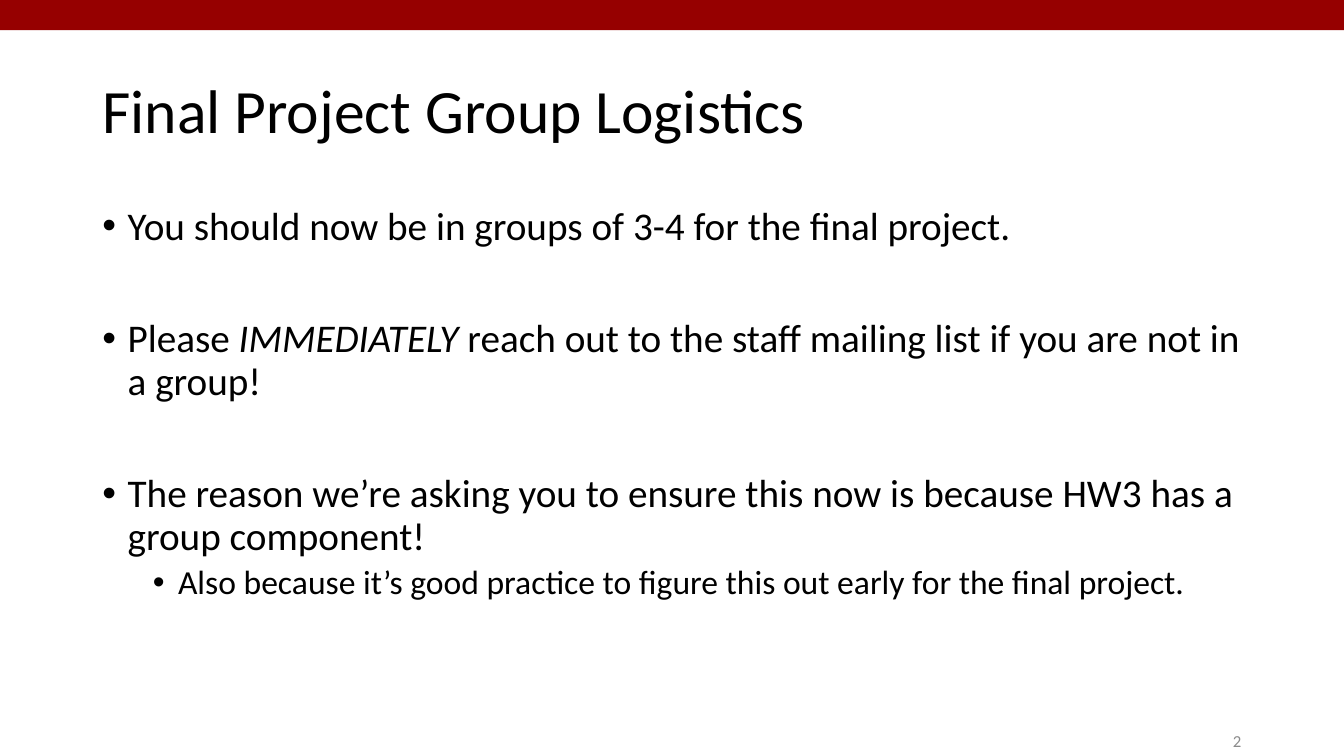
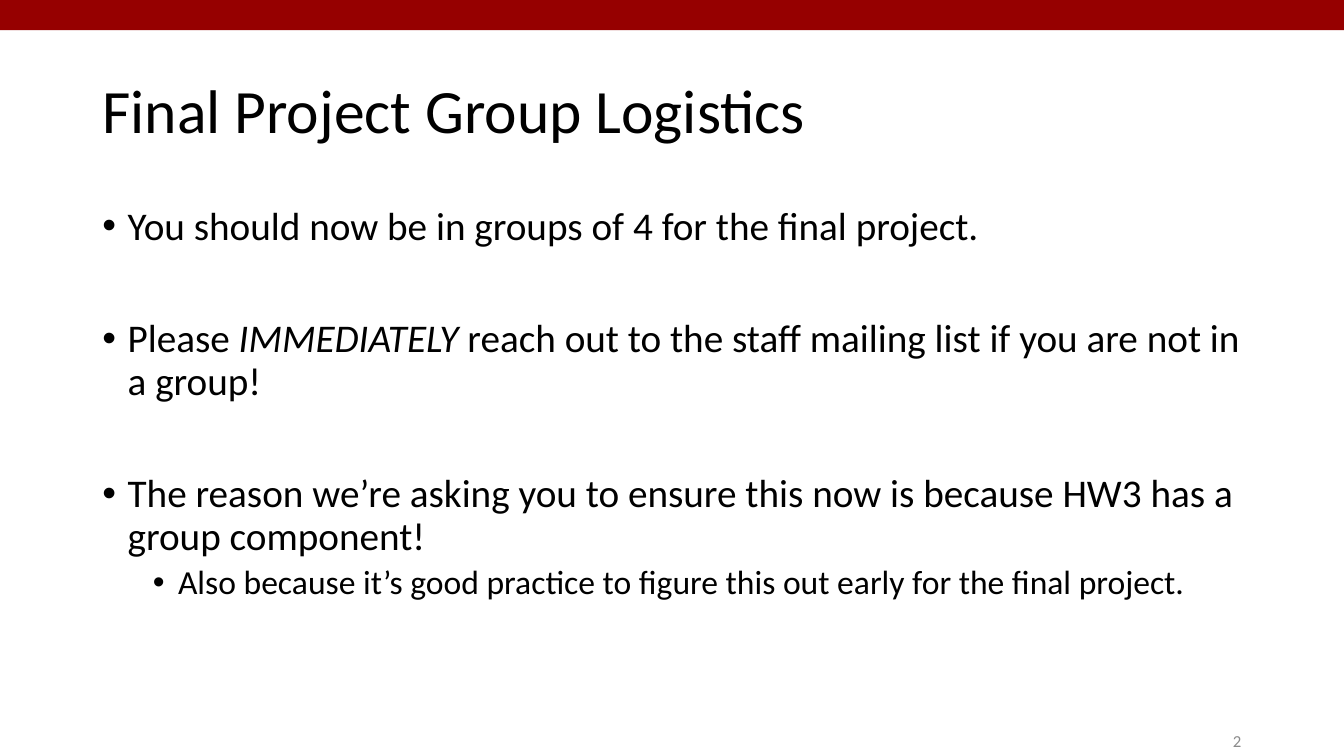
Before and after one commit to pol-francesch/AA274A_SECTIONS, a slide deck: slide 2 of s4/slides/s4.pptx. Drawn at 1344x756 pixels with LibreOffice and Linux fonts; fonts in the diff are those of the drawing. Boxes give left, top, right and bottom in pixels: in the first picture for what was removed or moved away, otherwise in the second. Text is boxed around its words. In the diff, an @@ line names an element or a change of style, - is before the commit and + after.

Commit message:
slides update

```diff
--- a/s4/slides/s4.pptx
+++ b/s4/slides/s4.pptx
@@ text at <box>128,212,979,247</box>: text changed @@
-• You should now be in groups of 3-4 for the final project.
+• You should now be in groups of 4 for the final project.
```
Also in this commit, not shown: 1 other file.
